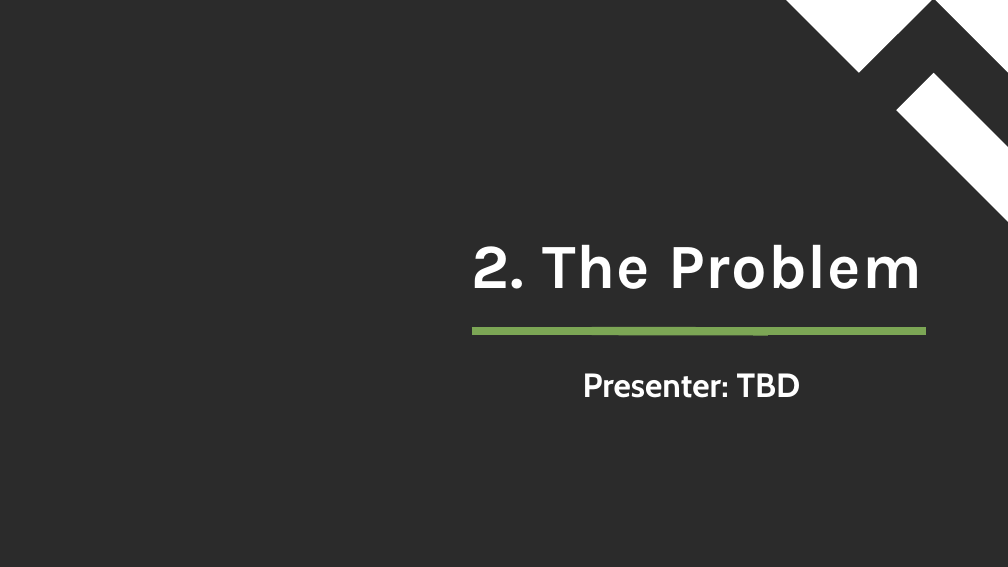
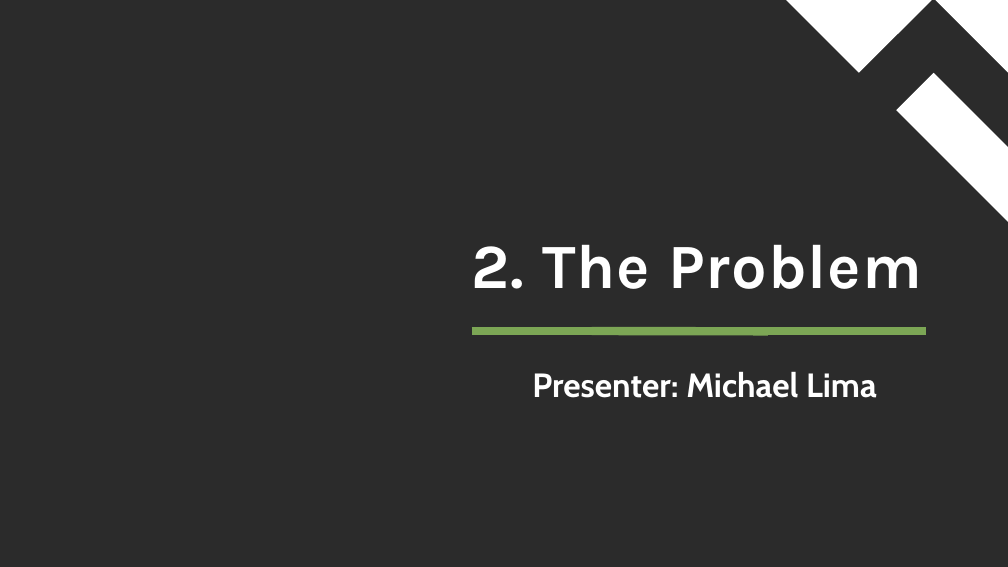
Before and after one commit to dmusili/creditcardfrauddetection, a slide deck: slide 5 of Credit Card Fraud Detection.pptx. Drawn at 1008x567 pixels with LibreOffice and Linux fonts; fonts in the diff are those of the drawing; background and template pictures are left out; a plain dark background stands for a picture behind light text. Boxes give left, top, right and bottom in pixels: in the first picture for what was removed or moved away, otherwise in the second. Text is boxed around its words. In the diff, an @@ line names an element or a change of style, - is before the commit and + after.

```diff
--- a/Credit Card Fraud Detection.pptx
+++ b/Credit Card Fraud Detection.pptx
@@ text at box(532, 371, 877, 398): text changed @@
-Presenter: TBD
+Presenter: Michael Lima
```
Also in this commit, not shown: 8 other slides changed, 3 slides added, 3 slides removed.
